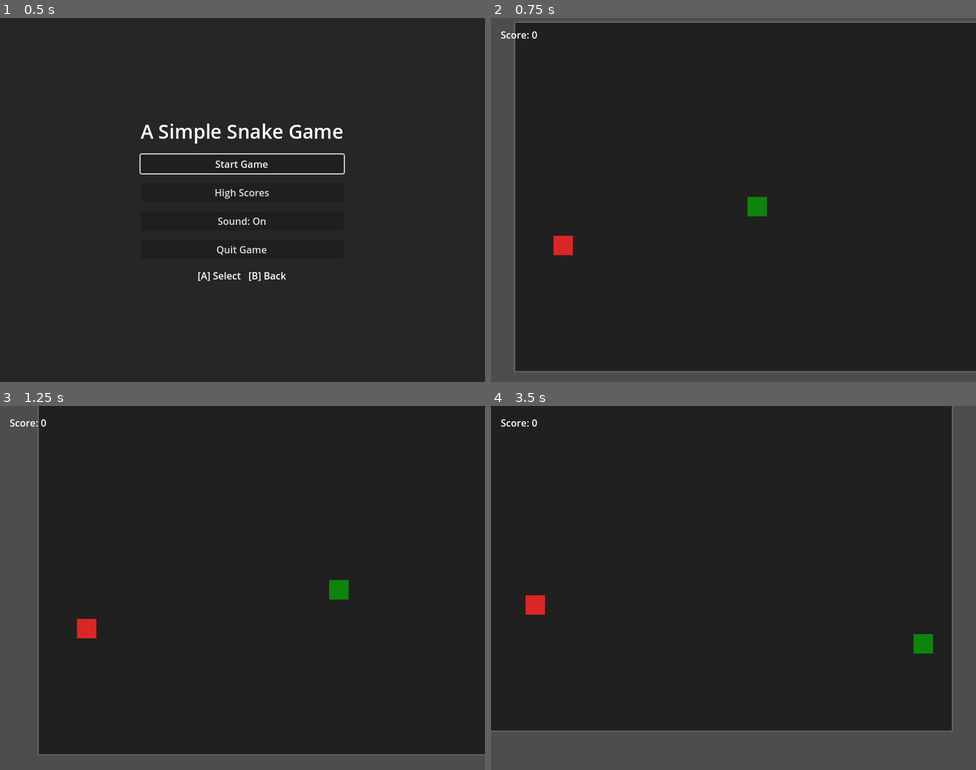
Above: before the commit, frames 1-4 (two rows, left to right).
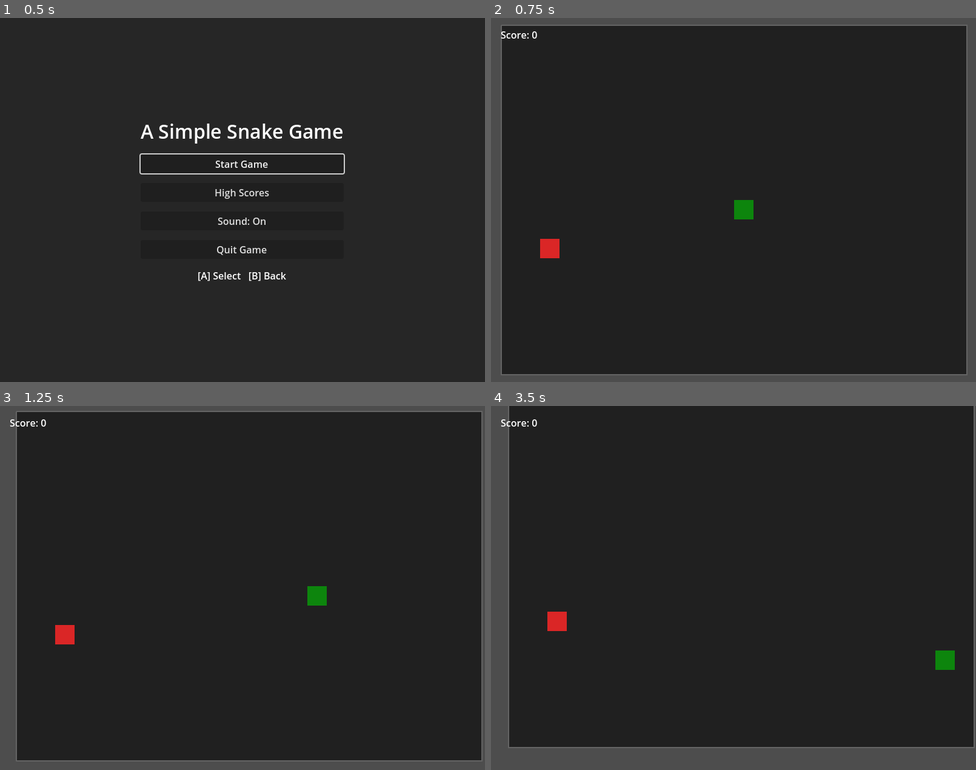
Above: after the commit, the same moments.

Repository: bluehexagons/snake2d
Game: Godot game, scene res://scenes/main/main.tscn
Same seed, same stepped clock (60 frames per second), same inputs: the game is played once before the commit and once after it.
Inputs (mouse positions are in pixels of both pictures, inside the frame that each line leads up to):
- Up to frame 1 (0.5 s): no input
- Up to frame 2 (0.75 s): click "Start Game" at 0.5 s
- Up to frame 3 (1.25 s): no input
- Up to frame 4 (3.5 s): move the mouse to (840, 569) at 1.27 s; hold Right (right) 1.28-2.03 s; click (840, 569) at 1.42 s; move the mouse to (636, 606) at 2.02 s; hold Down (down) 2.03-2.78 s; move the mouse to (782, 507) at 2.77 s; hold Right (right) from 2.78 s (still down)

Frame 1 is identical in both runs. In frame 2, 6.7% of the frame differs, in the area x 2-100%, y 1-98%; in frame 3, 8.9%; in frame 4, 12%, in the area x 0-100%, y 0-94%.

Commit message:
(w/AI) Improve camera more

Diff:
--- a/scenes/main/main.gd
+++ b/scenes/main/main.gd
@@ -10,16 +10,17 @@
 const GAME_HEIGHT = GRID_HEIGHT * GRID_SIZE
 
 const BASE_TIMER_WAIT = 0.2
-const MIN_TIMER_WAIT = 0.07  # Maximum speed
+const MIN_TIMER_WAIT = 0.05  # Maximum speed
 const SPEED_INCREASE_PER_SEGMENT = 0.005  # How much faster per segment
 
-const CAMERA_LOOK_AHEAD = 0.25  # How many grid cells to look ahead
-const CAMERA_SMOOTHING = 0.015  # Smoothing factor
-const CENTER_PULL_WEIGHT = 0.25  # How strongly the camera is pulled to center
-const FOOD_ATTRACTION_WEIGHT = 0.1  # How strongly the camera is pulled to food
-const LOOK_AHEAD_WEIGHT = 0.15  # How strongly the camera follows snake's direction
-const CAMERA_DAMPING = 0.85  # How quickly velocity decays
-const CAMERA_ACCELERATION = 0.01  # How quickly camera responds to changes
+const CAMERA_LOOK_AHEAD = 1.2
+const CAMERA_SMOOTHING = 0.015
+const CENTER_PULL_WEIGHT = 0.4
+const FOOD_ATTRACTION_WEIGHT = 0.35
+const LOOK_AHEAD_WEIGHT = 0.25
+const SNAKE_CENTER_WEIGHT = 0.2
+const CAMERA_DAMPING = 0.95
+const CAMERA_ACCELERATION = 0.01
 
 const MAX_HIGH_SCORES = 10
 var high_scores: Array[int] = []
@@ -172,10 +173,10 @@
 
 	camera = $GameViewport/SubViewport/GameWorld/Camera2D
 	camera.position = snake.position
-	camera_velocity = Vector2.ZERO  # Reset camera velocity when starting
+	camera_velocity = Vector2.ZERO
 	AudioManager.reset_pitch()
 
-	get_tree().paused = false  # Ensure everything is unpaused
+	get_tree().paused = false
 	if not is_mobile:
 		Input.mouse_mode = Input.MOUSE_MODE_VISIBLE
 
@@ -270,7 +271,7 @@
 	# Reset UI
 	$UILayer/GameOverContainer.visible = false
 	$UILayer/PauseMenu.visible = false
-	camera_velocity = Vector2.ZERO  # Reset camera velocity when cleaning up
+	camera_velocity = Vector2.ZERO
 	AudioManager.reset_pitch()
 
 	# Return to normal mouse mode
@@ -356,11 +357,11 @@
 		segment.color = base_color.darkened(0.1)
 	else:
 		# Gradually lighten towards the tail end
-		var progress = float(segment_count) / 20.0  # Max variation at length 20
-		var hue_shift = randf_range(-0.02, 0.02)  # Subtle random hue variation
-		var new_color = base_color.lightened(progress * 0.3)  # Gradual lightening
+		var progress = float(segment_count) / 20.0
+		var hue_shift = randf_range(-0.02, 0.02)
+		var new_color = base_color.lightened(progress * 0.3)
 		new_color = Color.from_hsv(
-			fmod(new_color.h + hue_shift, 1.0),  # Shift hue slightly
+			fmod(new_color.h + hue_shift, 1.0),
 			new_color.s,
 			new_color.v
 		)
@@ -409,16 +410,16 @@
 	# Change snake head color
 	var head = snake.get_node("Head")
 	if head:
-		head.color = Color(0.8, 0.2, 0.2, 1)  # Deep red
+		head.color = Color(0.8, 0.2, 0.2, 1)
 
 	# Change tail segment colors to reddish versions of their current colors
 	for segment in tail_segments:
 		var current_color = segment.color
 		segment.color = Color(
-			lerp(current_color.g, 0.8, 0.5),  # Mix with red
-			current_color.r * 0.1,            # Reduce green
-			current_color.b * 0.1,            # Reduce blue
-			current_color.a                   # Keep alpha
+			lerp(current_color.g, 0.8, 0.5),
+			current_color.r * 0.1,
+			current_color.b * 0.1,
+			current_color.a
 		)
 
 	# Update game over UI and background
@@ -453,21 +454,30 @@
 		var center = Vector2(GAME_WIDTH/2, GAME_HEIGHT/2)
 		var look_ahead = snake.position + (snake.direction * GRID_SIZE * CAMERA_LOOK_AHEAD)
 		var food_pos = food.position if food else snake.position
-
-		# Combine all influences with their weights
+		var snake_center = snake.position
+
+		# Calculate weighted center of mass of snake
+		if not tail_segments.is_empty():
+			var sum_pos = snake.position * 2.0
+			var total_weight = 2.0
+			for i in tail_segments.size():
+				var weight = 1.0 / (i + 2.0)
+				sum_pos += tail_segments[i].position * weight
+				total_weight += weight
+			snake_center = sum_pos / total_weight
+
 		var target = (
 			look_ahead * LOOK_AHEAD_WEIGHT +
 			center * CENTER_PULL_WEIGHT +
-			food_pos * FOOD_ATTRACTION_WEIGHT
-		) / (LOOK_AHEAD_WEIGHT + CENTER_PULL_WEIGHT + FOOD_ATTRACTION_WEIGHT)
-
-		 # Calculate desired velocity
-		var desired_velocity = (target - camera.position) * CAMERA_ACCELERATION
-
-		# Update camera velocity with damping
+			food_pos * FOOD_ATTRACTION_WEIGHT +
+			snake_center * SNAKE_CENTER_WEIGHT
+		) / (LOOK_AHEAD_WEIGHT + CENTER_PULL_WEIGHT + FOOD_ATTRACTION_WEIGHT + SNAKE_CENTER_WEIGHT)
+
+		var t = CAMERA_ACCELERATION
+		t = t * t * (3.0 - 2.0 * t)
+		var desired_velocity = (target - camera.position) * t
+
 		camera_velocity = camera_velocity * CAMERA_DAMPING + desired_velocity
-
-		# Apply velocity to camera position
 		camera.position += camera_velocity
 
 func _on_timer_timeout():
